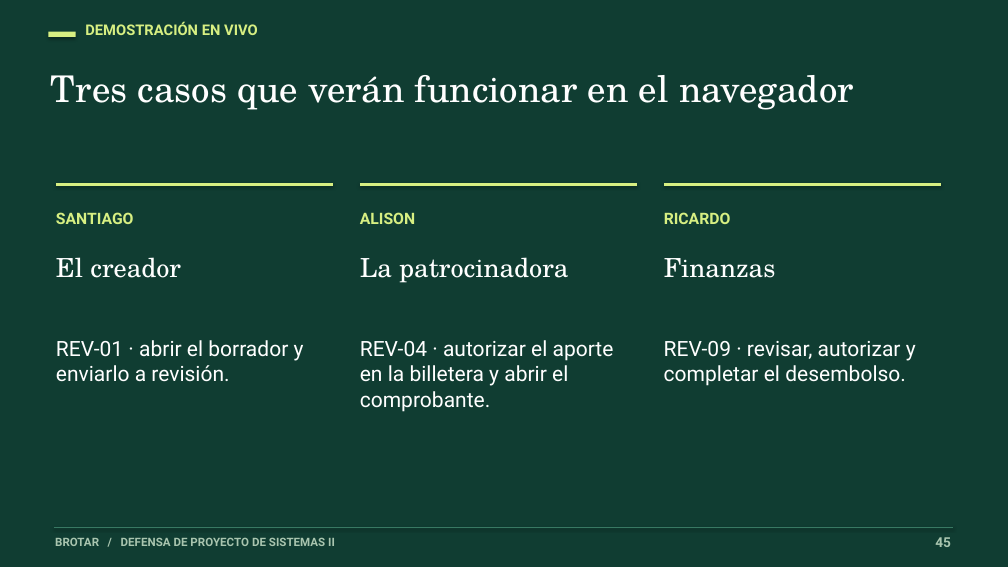
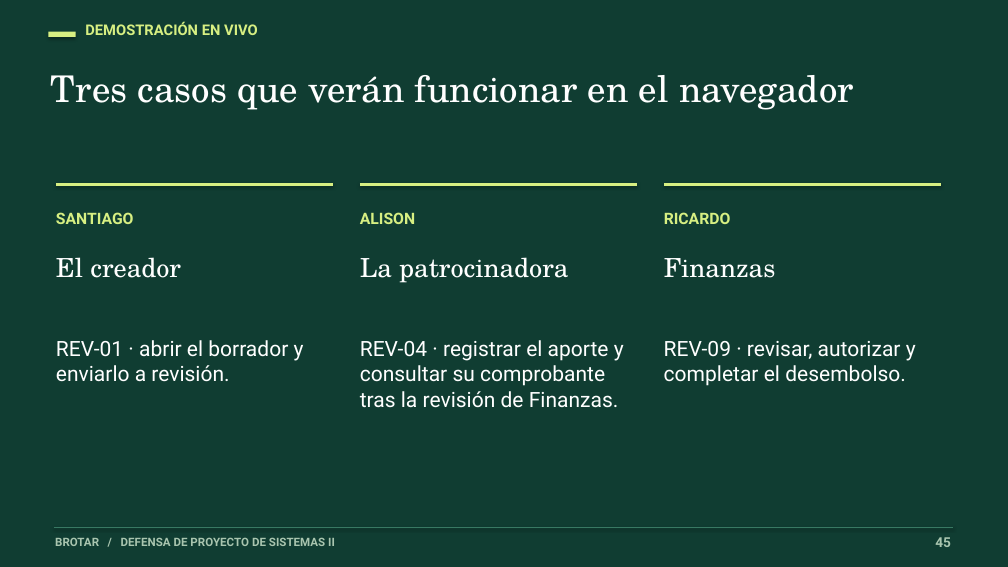
Before and after one commit to luisrocha159/CrowFunding-Brotar, a slide deck: slide 45 of docs/entregables/defensa-final/Brotar_Defensa_Final_58.pptx. Drawn at 1008x567 pixels with LibreOffice and Linux fonts; fonts in the diff are those of the drawing. Boxes give left, top, right and bottom in pixels: in the first picture for what was removed or moved away, otherwise in the second. Text is boxed around its words. In the diff, an @@ line names an element or a change of style, - is before the commit and + after.

Commit message:
Confirmar aportes desde Finanzas y preparar comprobantes imprimibles y campañas de defensa

```diff
--- a/docs/entregables/defensa-final/Brotar_Defensa_Final_58.pptx
+++ b/docs/entregables/defensa-final/Brotar_Defensa_Final_58.pptx
@@ text at [360,340,624,408]: text changed @@
-REV-04 · autorizar el aporte en la billetera y abrir el comprobante.
+REV-04 · registrar el aporte y consultar su comprobante tras la revisión de Finanzas.
```
Also in this commit, not shown: 2 other slides changed, 56 other files.
